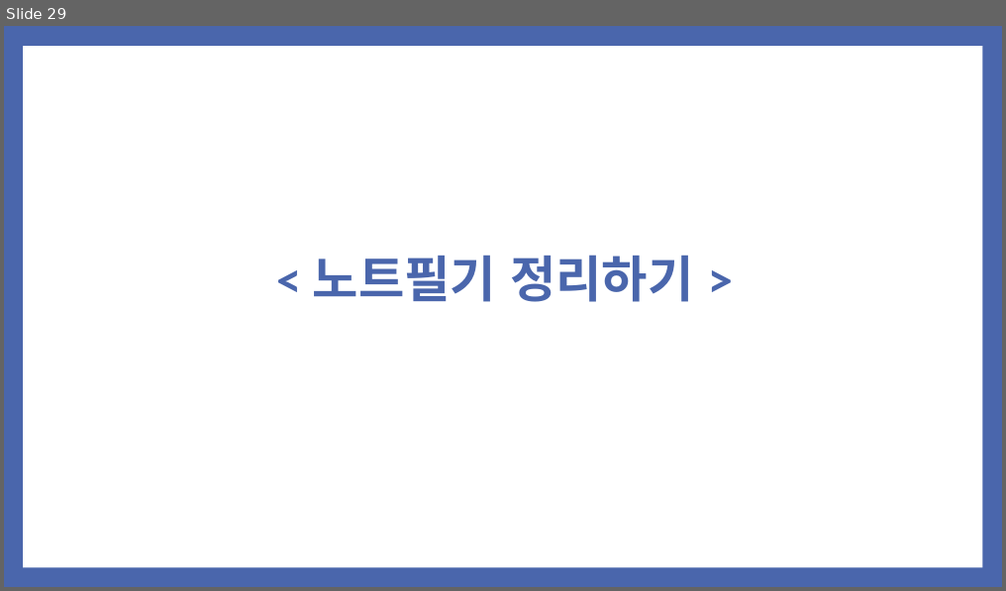
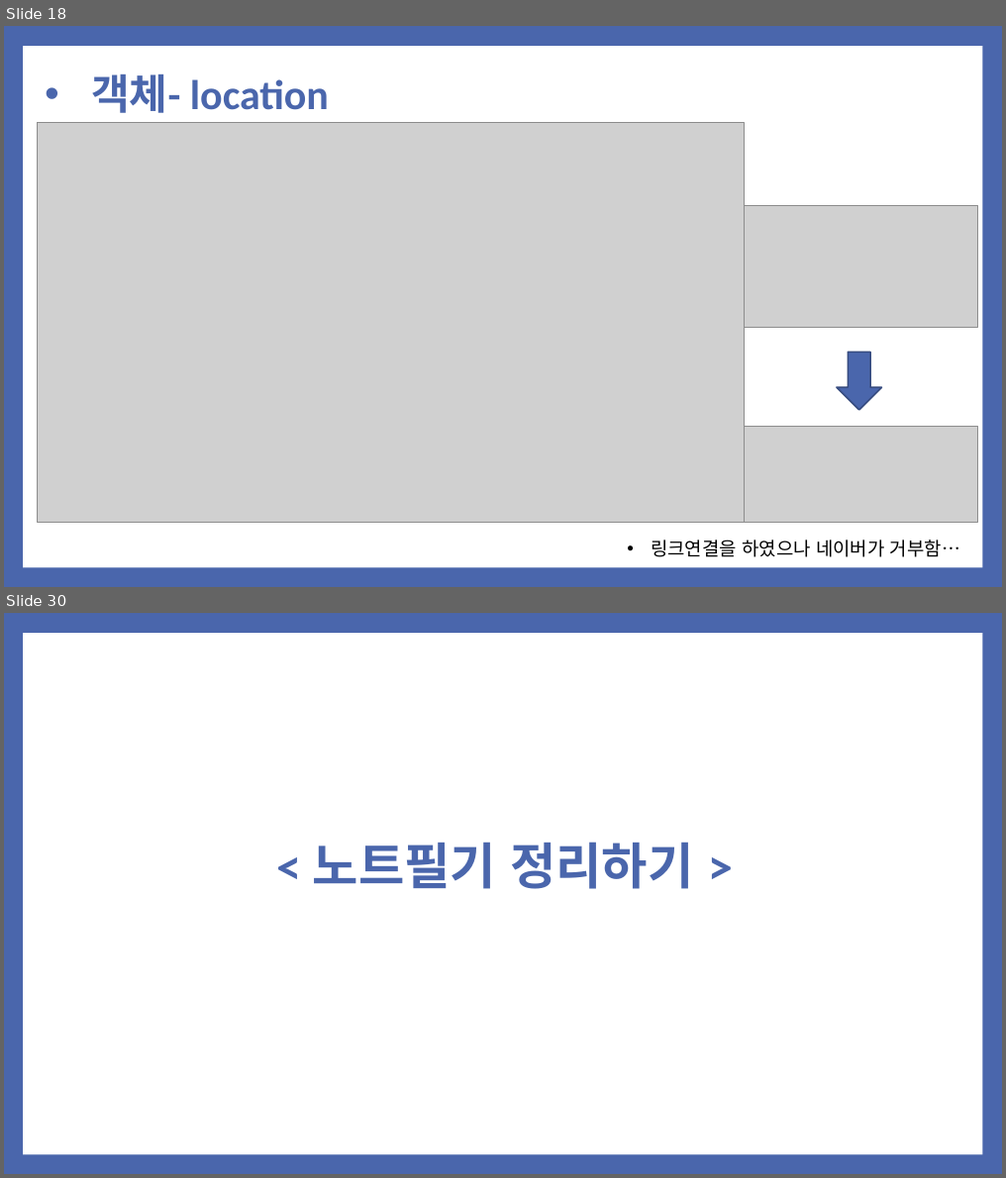
Before and after one commit to noheul1030/KOPO-HTML, a slide deck: 과제PPT/기업업무 3강.pptx. Shown one above the other, each under a label of ours: slide 29 before the commit, slides 18 and 30 after it; the slides between them are not shown. The pictures are 1006x591 and 1006x1178 pixels, drawn with LibreOffice and Linux fonts; fonts in the diff are those of the drawing; grey boxes stand for pictures. Boxes give left, top, right and bottom in pixels: in the first picture for what was removed or moved away, otherwise in the second. Text is boxed around its words. In the diff, an @@ line names an element or a change of style, - is before the commit and + after.

```diff
--- a/과제PPT/기업업무 3강.pptx
+++ b/과제PPT/기업업무 3강.pptx
@@ slide 18 added at (4, 26, 1002, 587), background #4A66AC; not listed: 1 template element that a slide beside it also shows @@
@@ text added at (91, 75, 329, 113), 40 pt, text #4A66AC, bold @@
+• 객체- location
@@ picture added at (38, 123, 745, 522) @@
@@ picture added at (745, 205, 979, 328) @@
@@ down arrow added at (837, 353, 881, 410), fill #4A66AC, outline #374B7F 1.5 pt @@
@@ picture added at (745, 427, 979, 522) @@
@@ text added at (650, 540, 960, 558), 18 pt, text #000000 @@
+• 링크연결을 하였으나 네이버가 거부함…
@@ what was slide 29 is now slide 30 @@
```
Also in this commit, not shown: 1 slide changed, 26 other slides added, 25 slides removed.
